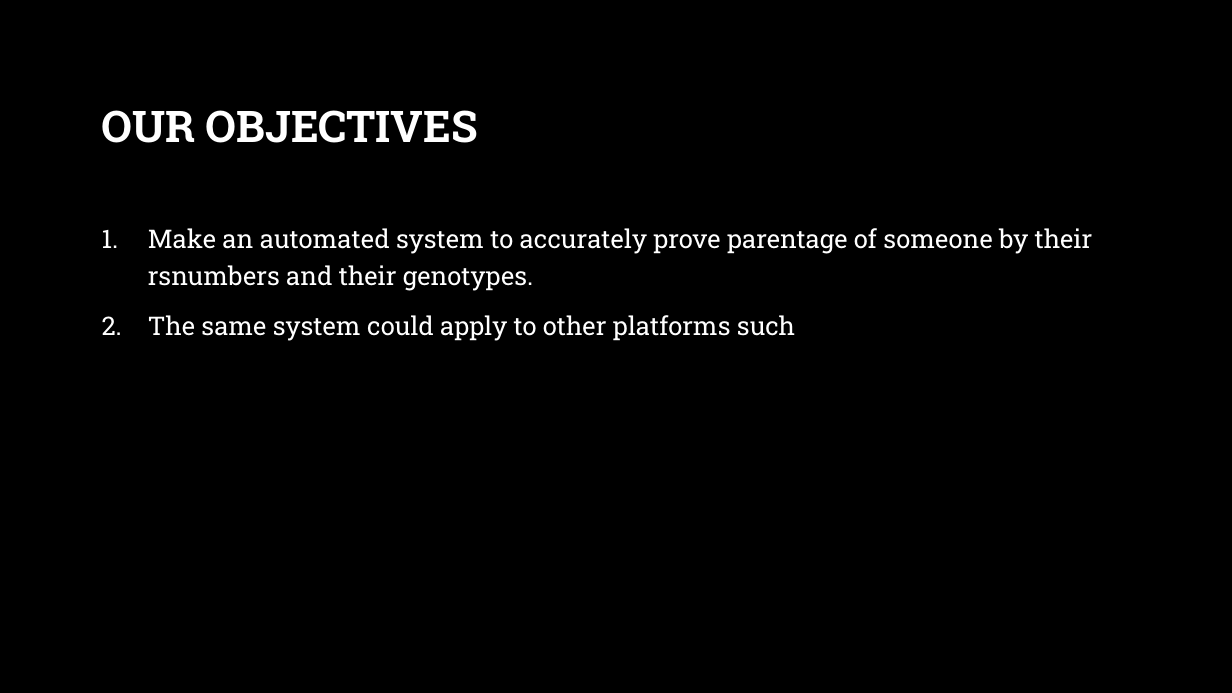
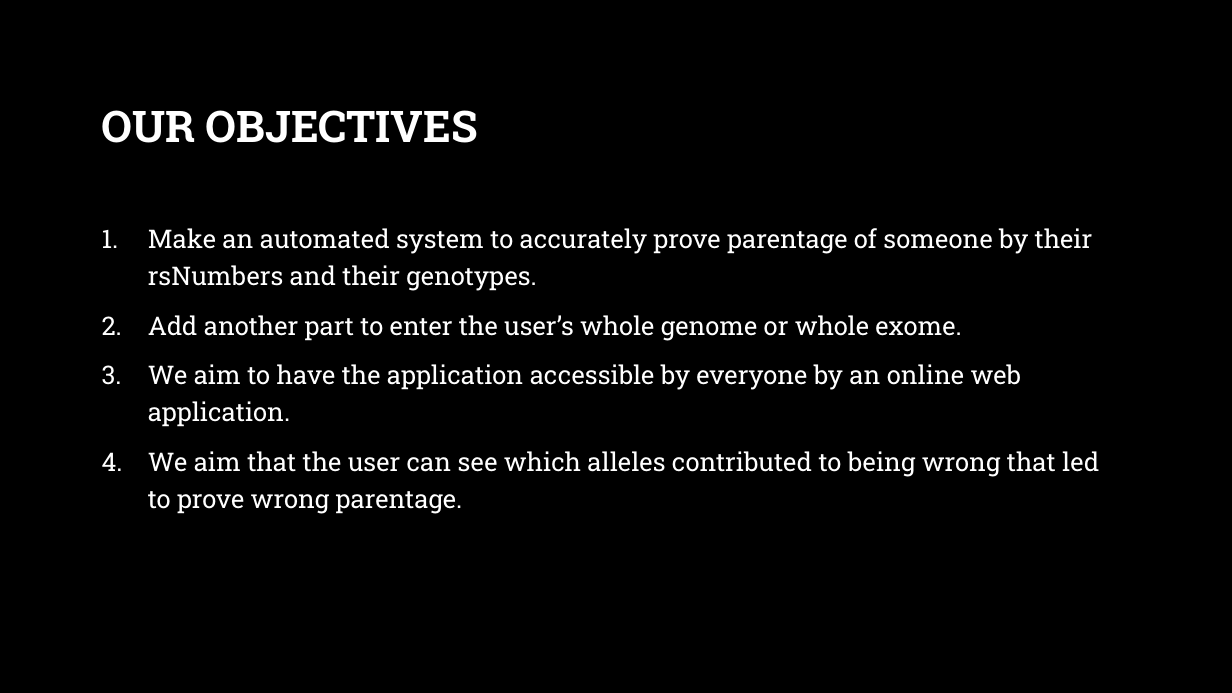
Before and after one commit to YoussifAssem/Genatac, a slide deck: slide 6 of E-Genetics/presentations/Genetics.pptx. Drawn at 1232x693 pixels with LibreOffice and Linux fonts; fonts in the diff are those of the drawing; background and template pictures are left out. Boxes give left, top, right and bottom in pixels: in the first picture for what was removed or moved away, otherwise in the second. Text is boxed around its words. In the diff, an @@ line names an element or a change of style, - is before the commit and + after.

Commit message:
updated presentation

```diff
--- a/E-Genetics/presentations/Genetics.pptx
+++ b/E-Genetics/presentations/Genetics.pptx
@@ text at <box>148,228,1099,514</box>: text changed @@
-1. Make an automated system to accurately prove parentage of someone by their rsnumbers and their genotypes.
-2. The same system could apply to other platforms such
+1. Make an automated system to accurately prove parentage of someone by their rsNumbers and their genotypes.
+2. Add another part to enter the user’s whole genome or whole exome.
+3. We aim to have the application accessible by everyone by an online web application.
+4. We aim that the user can see which alleles contributed to being wrong that led to prove wrong parentage.
```
Also in this commit, not shown: 8 other slides changed, 2 slides added, 1 slide removed.
